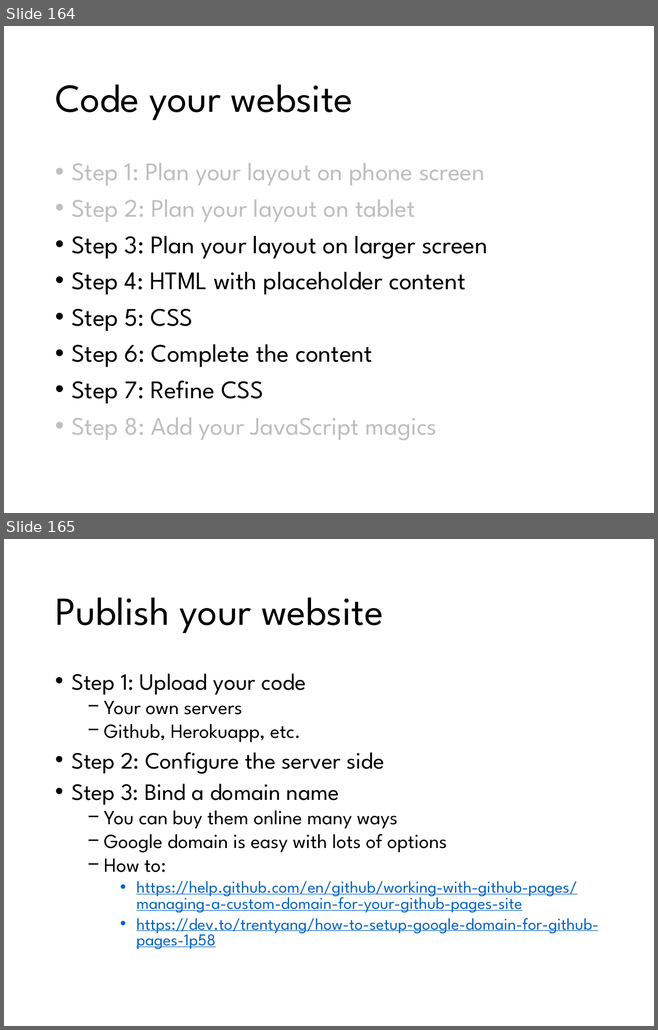
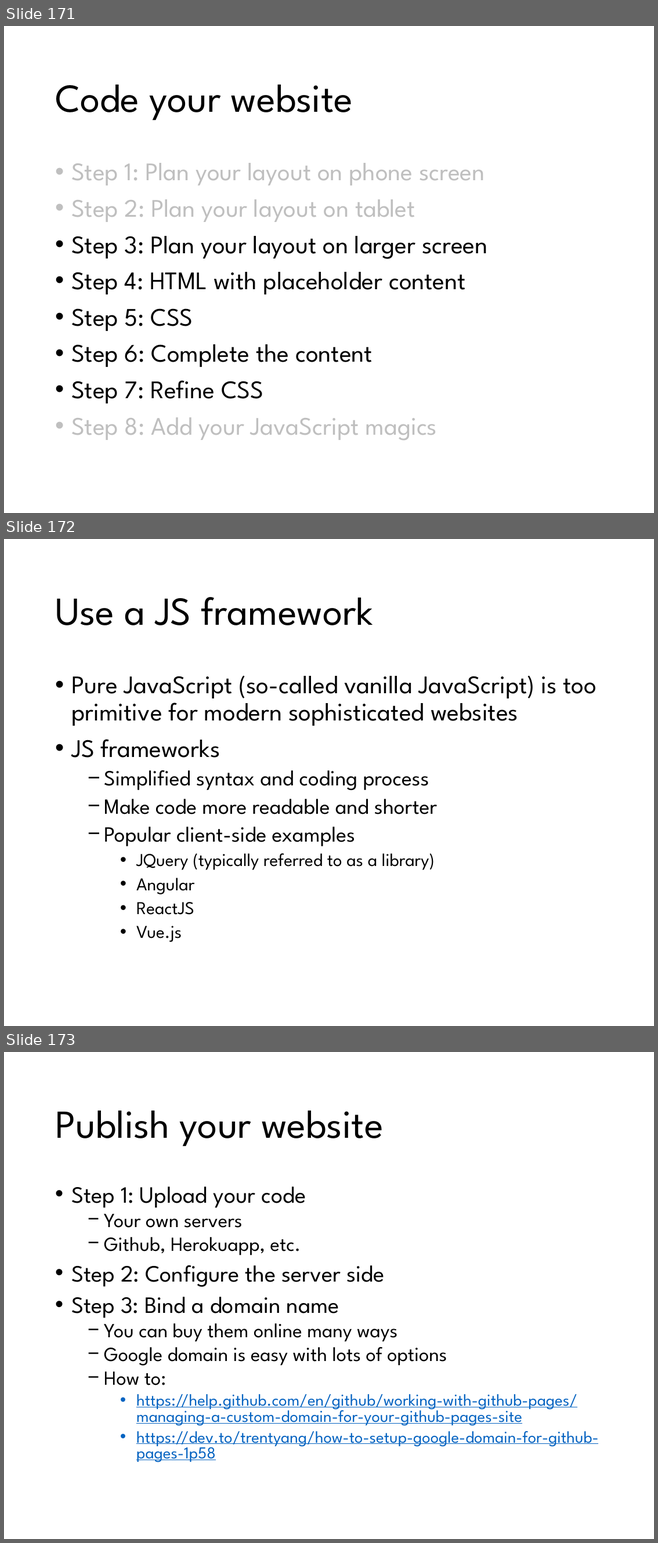
Before and after one commit to Yi-Chia-Chen/my-website, a slide deck: Files/Slides/Web Development_Yi-Chia Chen.pptx. Shown one above the other, each under a label of ours: slides 164 and 165 before the commit, slides 171, 172 and 173 after it. The pictures are 658x1030 and 658x1543 pixels, drawn with LibreOffice and Linux fonts; fonts in the diff are those of the drawing. Boxes give left, top, right and bottom in pixels: in the first picture for what was removed or moved away, otherwise in the second. Text is boxed around its words. In the diff, an @@ line names an element or a change of style, - is before the commit and + after.

```diff
--- a/Files/Slides/Web Development_Yi-Chia Chen.pptx
+++ b/Files/Slides/Web Development_Yi-Chia Chen.pptx
@@ slide 172 added at bbox=[4, 539, 654, 1026], background #FFFFFF @@
@@ title added at bbox=[55, 597, 372, 625], 44 pt, text #000000 @@
+Use a JS framework
@@ text added at bbox=[71, 675, 597, 942], 28 pt, text #000000 @@
+• Pure JavaScript (so-called vanilla JavaScript) is too primitive for modern sophisticated websites
+• JS frameworks
+  − Simplified syntax and coding process
+  − Make code more readable and shorter
+  − Popular client-side examples
+    • JQuery (typically referred to as a library)
+    • Angular
+    • ReactJS
+    • Vue.js
@@ what was slide 164 is now slide 171 @@
@@ what was slide 165 is now slide 173 @@
```
Also in this commit, not shown: 24 slides changed, 18 other slides added, 11 slides removed, 3 other files.
